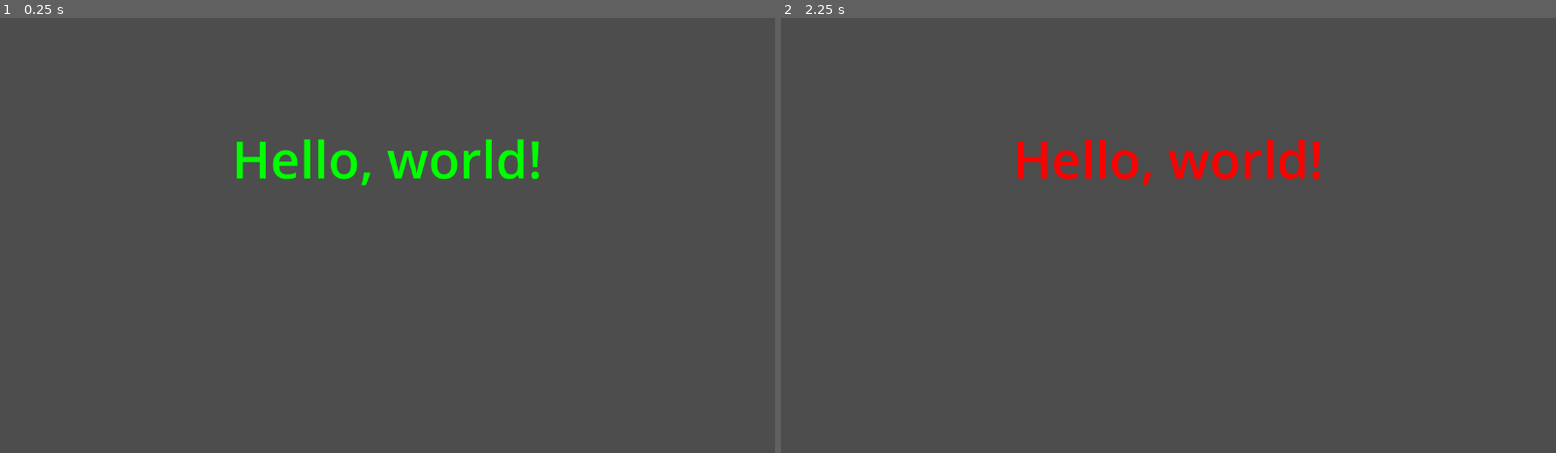
Above: before the commit, frames 1-2 (left to right).
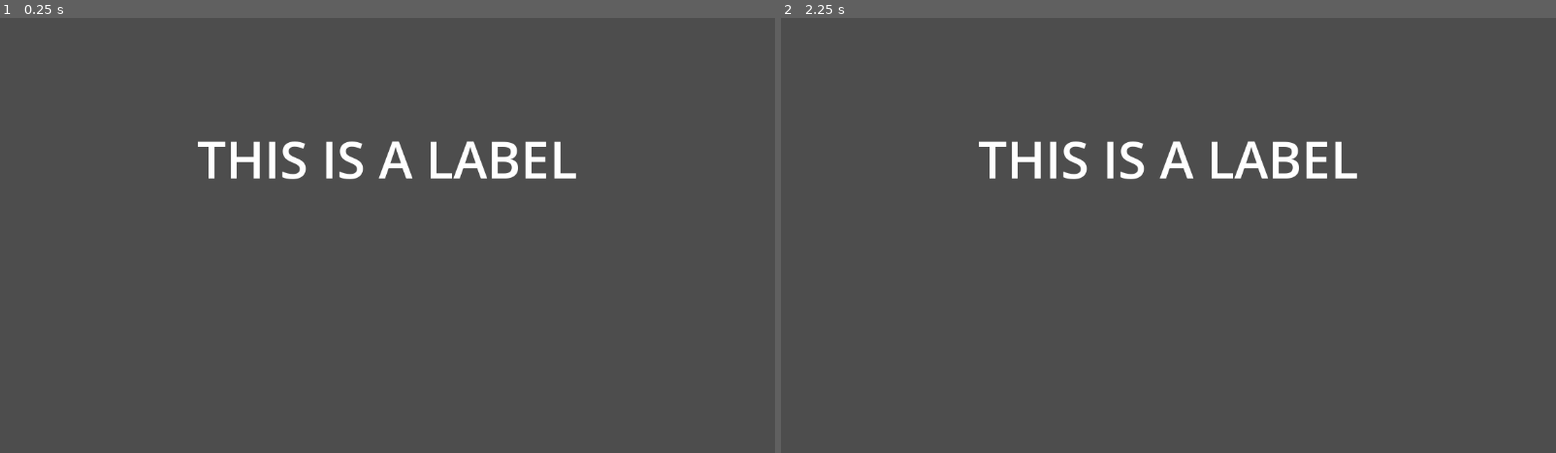
Above: after the commit, the same moments.

Repository: imdodds/GDScript
Game: Godot game, scene res://main.tscn
The game is run twice, just before and just after one commit, with the same random seed, the same clock (stepped at 60 frames per second) and the same inputs.
Inputs:
- Up to frame 1 (0.25 s): no input
- Up to frame 2 (2.25 s): tap Enter at 0.5, 2 s; hold Space (my_action) 0.53-1.28 s; tap Space (my_action) at 1.35 s; hold Space (my_action) from 2.03 s (still down)

The runs differ from the first frame. In frame 1, 2.5% of the frame differs, in the area x 25-75%, y 27-39%; in frame 2, 2.5%.

Commit message:
Variables 1.0

Diff:
--- a/main.gd
+++ b/main.gd
@@ -1,14 +1,8 @@
 extends Node
 
-
-# Called when the node enters the scene tree for the first time.
-func _ready() -> void:
-	$Label.text = "Hello, world!"
-	$Label.modulate = Color.GREEN
+var health = 100
 
 func _input(event) -> void:
 	if event.is_action_pressed("my_action"):
-		$Label.modulate = Color.RED
-
-	if event.is_action_released("my_action"):
-		$Label.modulate = Color.GREEN
+		health -= 20
+		print(health)
